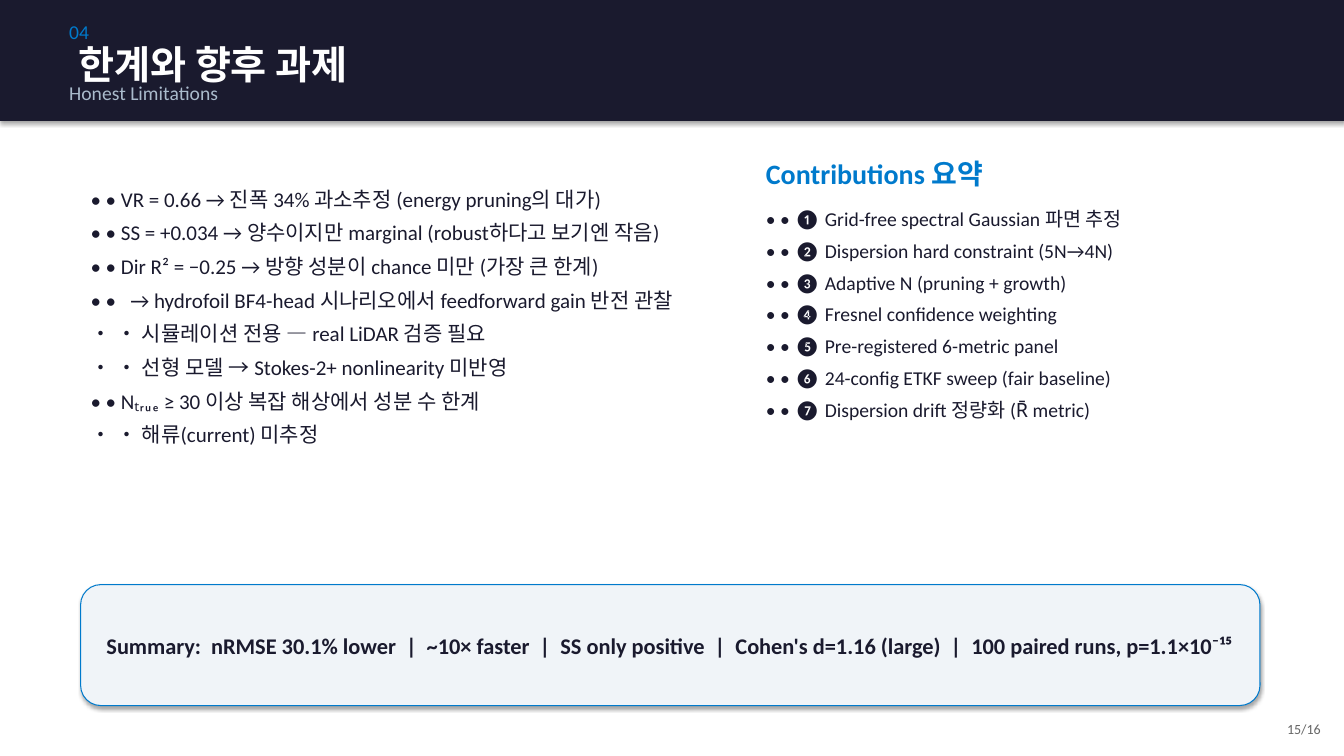
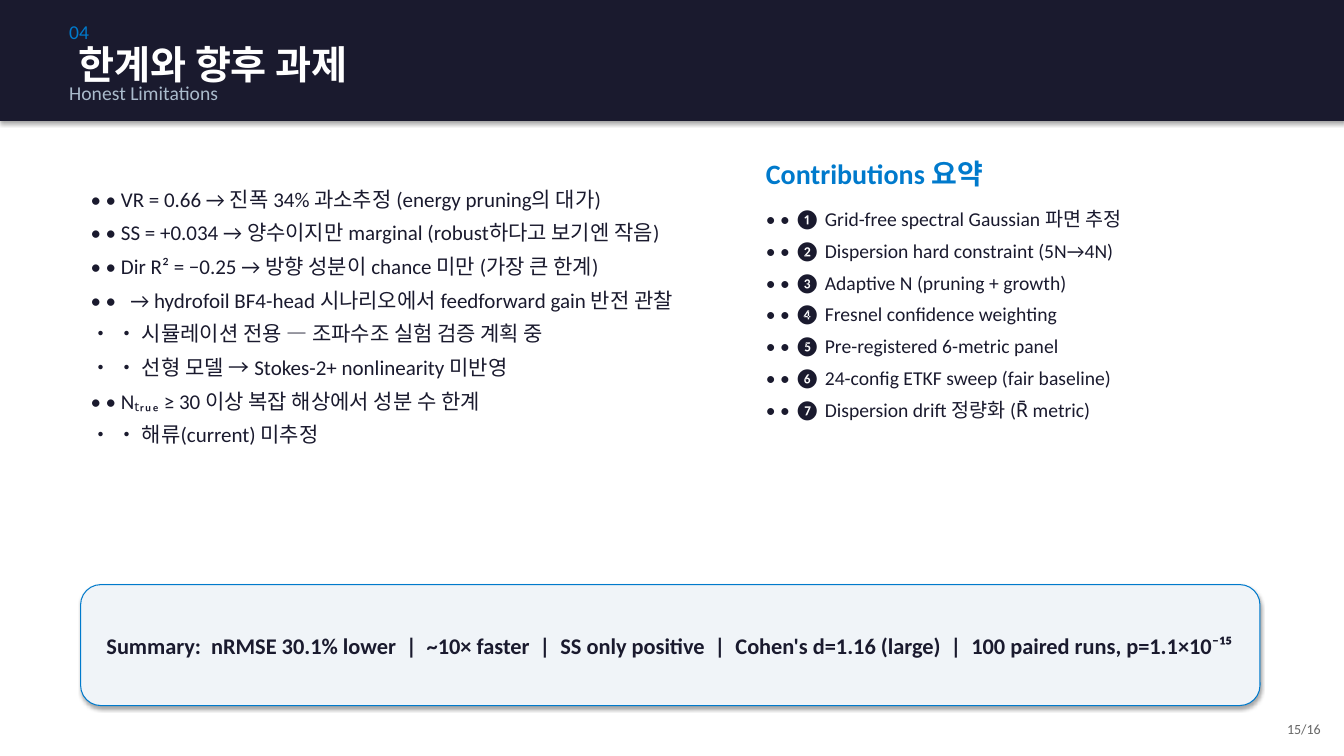
Before and after one commit to SAEYONGPARK94/wavesplat, a slide deck: slide 15 of wavesplat/docs/labmeeting_wavesplat.pptx. Drawn at 1344x756 pixels with LibreOffice and Linux fonts; fonts in the diff are those of the drawing. Boxes give left, top, right and bottom in pixels: in the first picture for what was removed or moved away, otherwise in the second. Text is boxed around its words. In the diff, an @@ line names an element or a change of style, - is before the commit and + after.

```diff
--- a/wavesplat/docs/labmeeting_wavesplat.pptx
+++ b/wavesplat/docs/labmeeting_wavesplat.pptx
@@ text at [142,323,543,343]: text changed @@
-• • 시뮬레이션 전용 — real LiDAR 검증 필요
+• • 시뮬레이션 전용 — 조파수조 실험 검증 계획 중
```
Also in this commit, not shown: 1 other slide changed, 1 other file.
